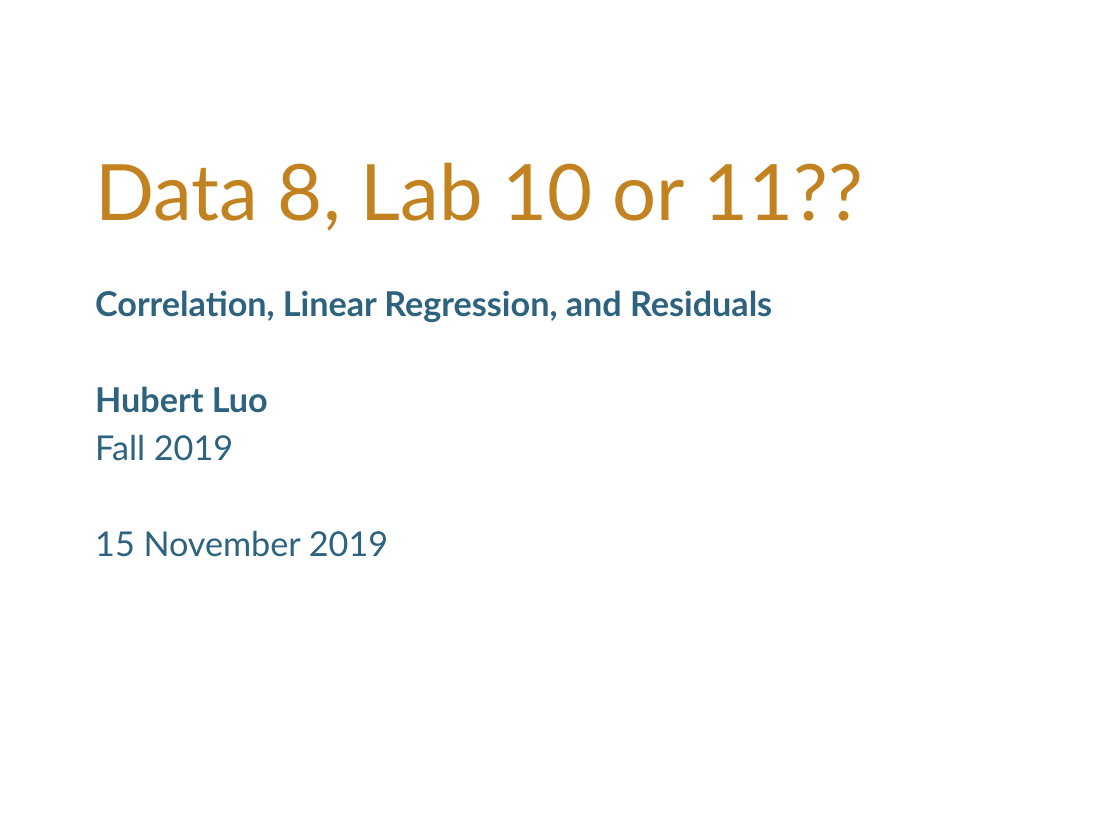
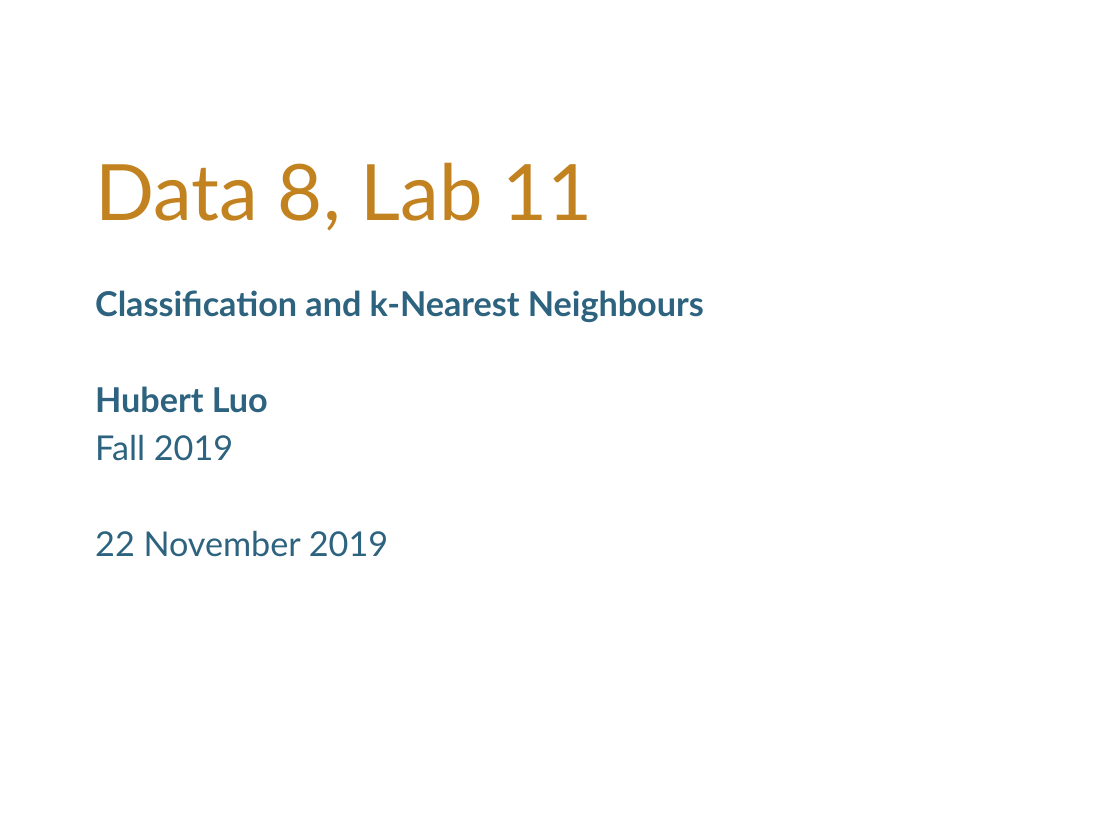
Before and after one commit to hLuo27/teaching, a slide deck: slide 1 of data8/slides/lab11.pptx. Drawn at 1120x840 pixels with LibreOffice and Linux fonts; fonts in the diff are those of the drawing; background and template pictures are left out. Boxes give left, top, right and bottom in pixels: in the first picture for what was removed or moved away, otherwise in the second. Text is boxed around its words. In the diff, an @@ line names an element or a change of style, - is before the commit and + after.

```diff
--- a/data8/slides/lab11.pptx
+++ b/data8/slides/lab11.pptx
@@ title at <box>95,162,593,231</box>: text changed @@
-Data 8, Lab 10 or 11??
+Data 8, Lab 11
@@ subtitle at <box>95,290,704,322</box>: text changed @@
-Correlation, Linear Regression, and Residuals
+Classification and k-Nearest Neighbours
@@ subtitle at <box>95,530,388,557</box>: text changed @@
-15 November 2019
+22 November 2019
```
Also in this commit, not shown: 6 slides added, 4 slides removed, 1 other file.
